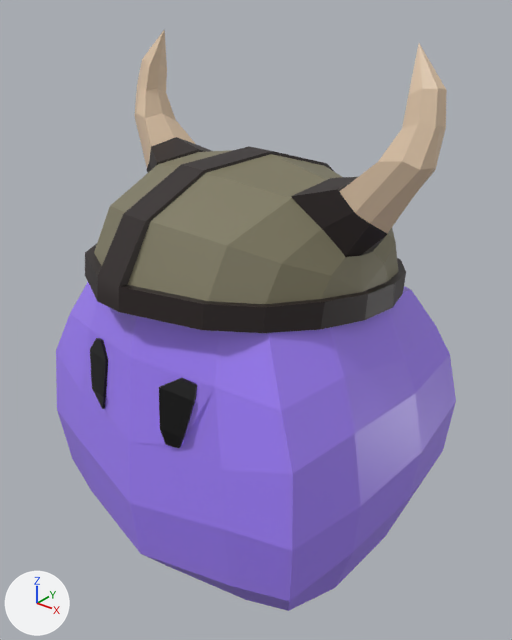
The FBX model DevRes/Models/FighterBlob_v4.fbx, before and after one commit.
One viewpoint serves both versions: a 50 mm lens placed at (1.117, -1.444, 1.44), pointed at (0.014, -0.066, 0.585). Every picture has the same lights, and +X, +Y and +Z are marked at lower left. Where no turn or scale is listed for an object, it has been applied to the vertices.

The older version as bpy lines, for what is in view:
```python
mat_body = principled_material('Body')
mat_body.base_color = (0.371, 0.231, 1.0)  # purple #a484ff
mat_body.roughness = 0.4
me_cube = bpy.data.meshes.new('Cube')
me_cube.from_pydata(...)  # 128 vertices, 122 faces; spans x -0.491..0.489, y -0.535..0.44, z -0.06..0.825
# faces by material slot: [100, 22]
me_cube.materials.append(mat_body)  # purple #a484ff
me_cube.materials.append(mat_eyes)  # black #000000
me_sphere_005 = bpy.data.meshes.new('Sphere.005')
me_sphere_005.from_pydata(...)  # 218 vertices, 225 faces; spans x -0.5..0.5, y -0.453..0.444, z -0.124..0.541
# faces by material slot: [121, 40, 64]
me_sphere_005.materials.append(mat_vikingbrown)  # black #2a2120
me_sphere_005.materials.append(mat_vikinglightbrown)  # yellow #807b62
me_sphere_005.materials.append(mat_vikingbone)  # beige #e1c7aa
ob_cube = bpy.data.objects.new('Cube', me_cube)
ob_cube.location = (0.0, 0.0, 0.0)
ob_helmet = bpy.data.objects.new('Helmet', me_sphere_005)
ob_helmet.location = (0.003, -0.07, 0.778)
```
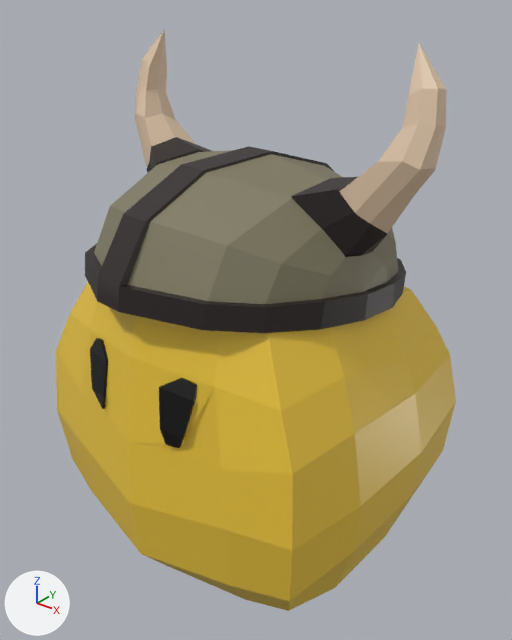
The change, as a diff of the scene's bpy script:
```diff
--- a/DevRes/Models/FighterBlob_v4.fbx.py
+++ b/DevRes/Models/FighterBlob_v4.fbx.py
@@ mat_body @@
 mat_body = principled_material('Body')
-mat_body.base_color = (0.371, 0.231, 1.0)  # purple #a484ff
+mat_body.base_color = (0.847, 0.571, 0.0482)  # yellow #edc73e
 mat_body.roughness = 0.4
```

Pixel boxes [x1, y1, x2, y2] of what changed, in the pictures (512 x 640 px):
'Cube', recoloured (purple to yellow)
    both: [56, 282, 456, 611]
